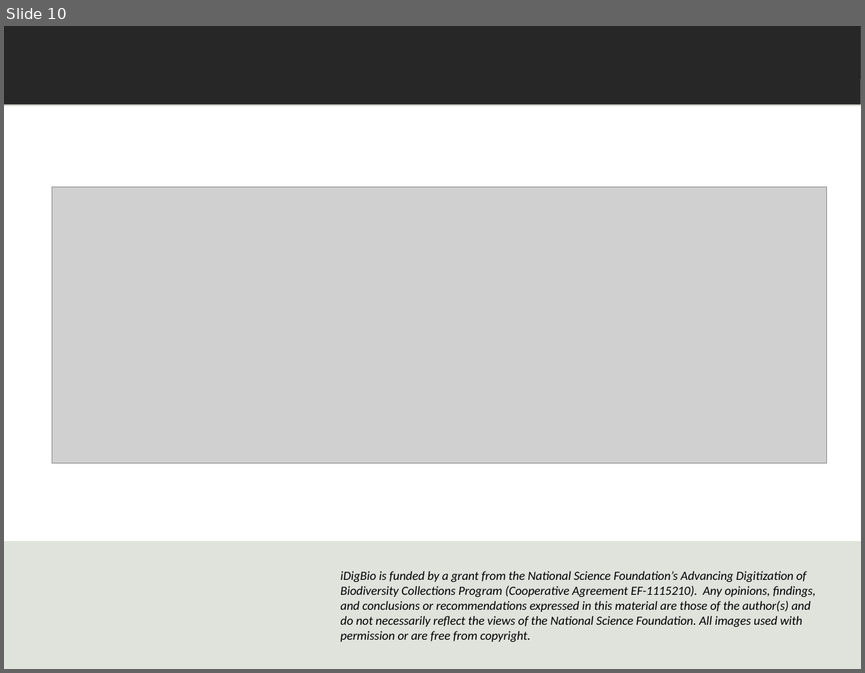
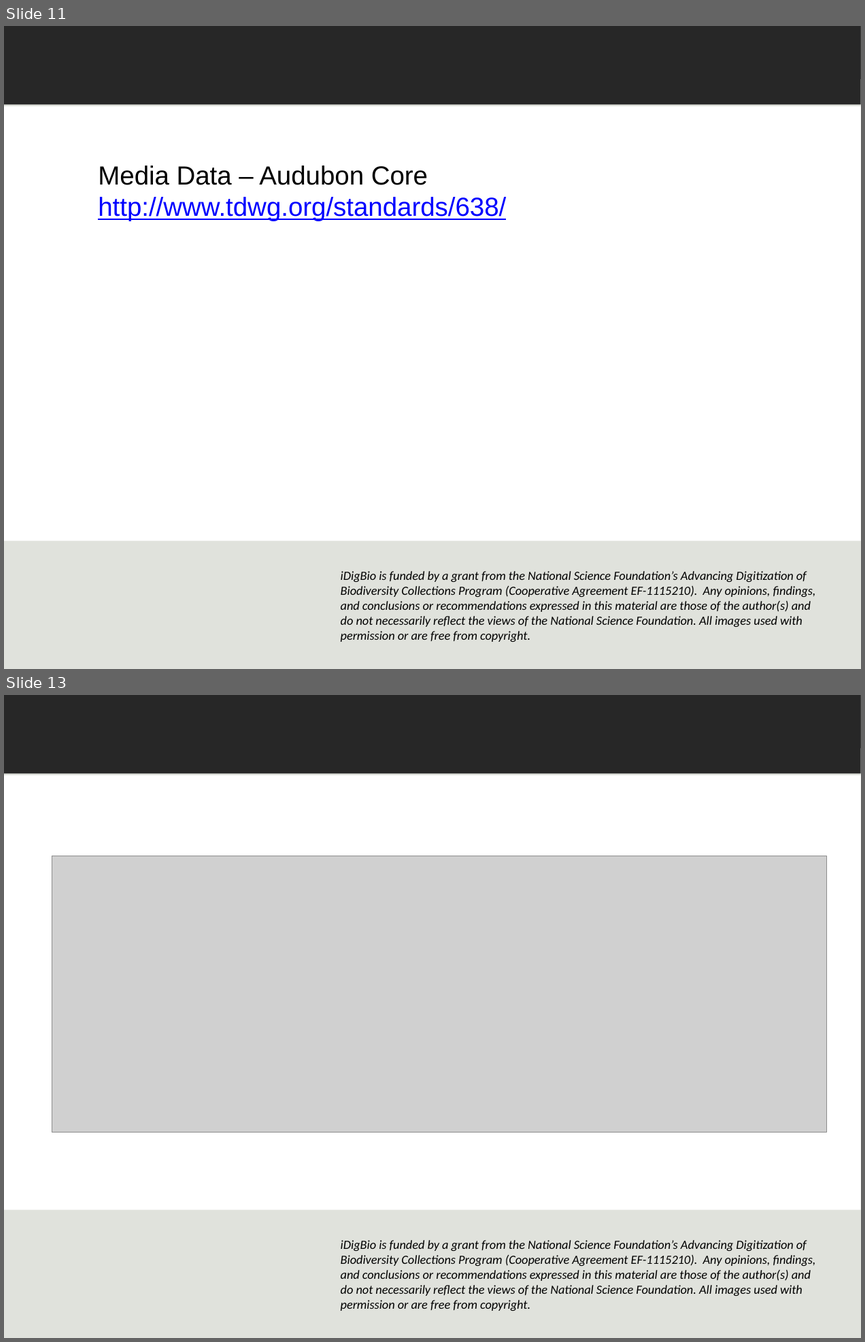
Before and after one commit to danstoner/idigbio-scratch, a slide deck: Dan_CYWG_2014.pptx. Shown one above the other, each under a label of ours: slide 10 before the commit, slides 11 and 13 after it; the slides between them are not shown. The pictures are 865x673 and 865x1342 pixels, drawn with LibreOffice and Linux fonts; fonts in the diff are those of the drawing; grey boxes stand for pictures; background and template pictures are left out. Boxes give left, top, right and bottom in pixels: in the first picture for what was removed or moved away, otherwise in the second. Text is boxed around its words. In the diff, an @@ line names an element or a change of style, - is before the commit and + after.

```diff
--- a/Dan_CYWG_2014.pptx
+++ b/Dan_CYWG_2014.pptx
@@ slide 11 added at box(4, 26, 861, 669), background #E0E2DC; not listed: 4 template elements that a slide beside it also shows @@
@@ text added at box(98, 165, 506, 221), 22 pt, text #0000FF, underline @@
+Media Data – Audubon Core
+http://www.tdwg.org/standards/638/
@@ what was slide 10 is now slide 13 @@
```
Also in this commit, not shown: 3 slides changed, 3 other slides added, 1 slide removed.
